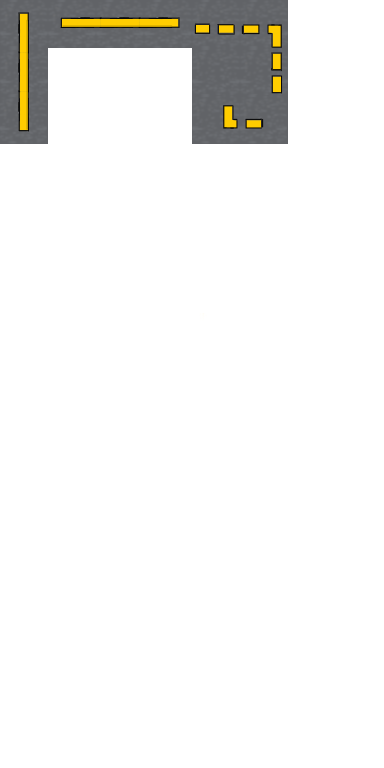
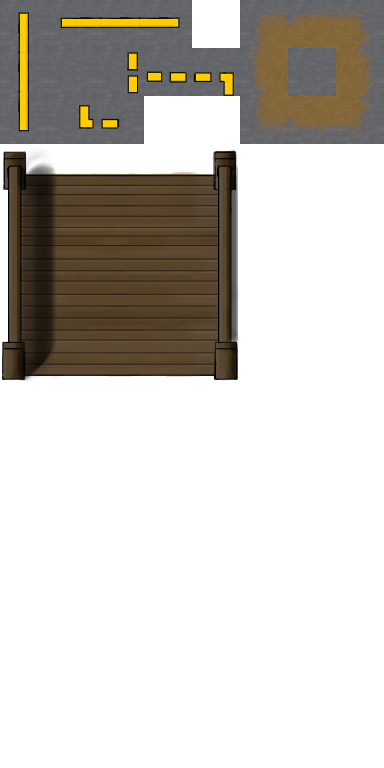
Layers edited between the first and the second 384 × 768 image:
painted on "Proper" over [1, 0, 384, 382]
